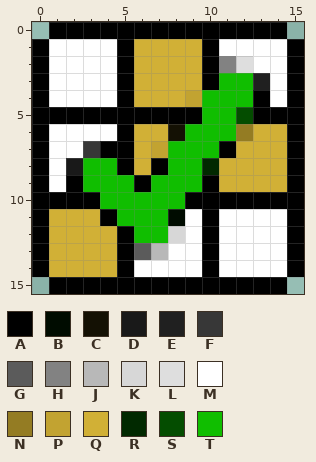
File history of a pixel-art sprite, chrome/images/icon-16.png. Above, as it was before the edit.
The file is 16x16 pixels. Pixels under 10% opacity are left out. Colours within 5 levels of each other are drawn and written as one.
Palette (. is transparent): A #000000  B #000c00  C #141104  D #191919  E #202020  F #373737  G #5b5b5b  H #828282  J #b8b8b8  K #d7d7d7  L #dedede  M #ffffff  N #947c23  P #c2a331  Q #d1b036  R #012900  S #044d00  T #10be00
Now the later version:
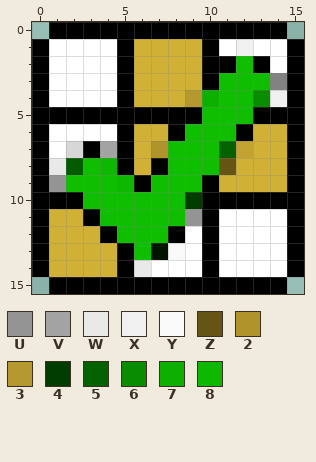
Colours new in this view: U #949494  V #a3a3a3  W #e9e9e9  X #f0f0f0  Y #f9f9f9  Z #665415  2 #af932b  3 #b6992e  4 #023d00  5 #056200  6 #098c00  7 #0eb000  8 #0eb700
The edit:
colour D: #191919 -> #035b00
colour J: #b8b8b8 -> #001400
Changed rows in their new state; - is a pixel that keeps its letter.
first column x 1:
 1 -----------X--
 2 ----------ATA-
 3 ------------TH
 4 --------37--6X
 5 -----------T--
 6 -------A---A--
 7 -KAV--2---5P--
 8 W--8-----TZ---
 9 UT--8---------
10 --T-----4-----
11 --AT---TU-----
12 ---AT--A------
13 -----T-Y------
14 -----W--------
